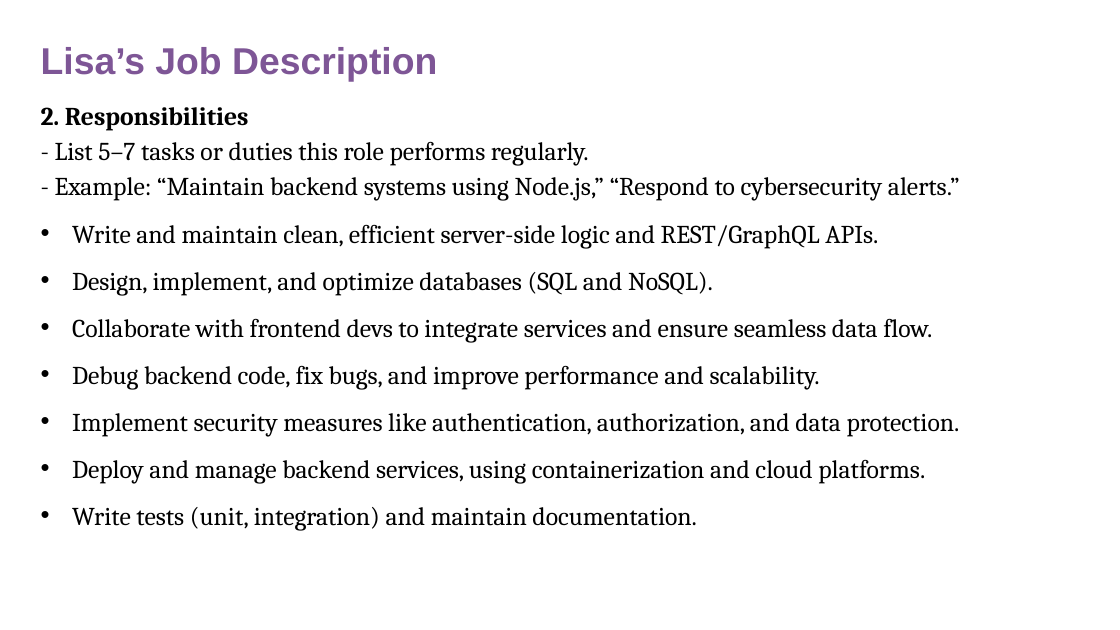
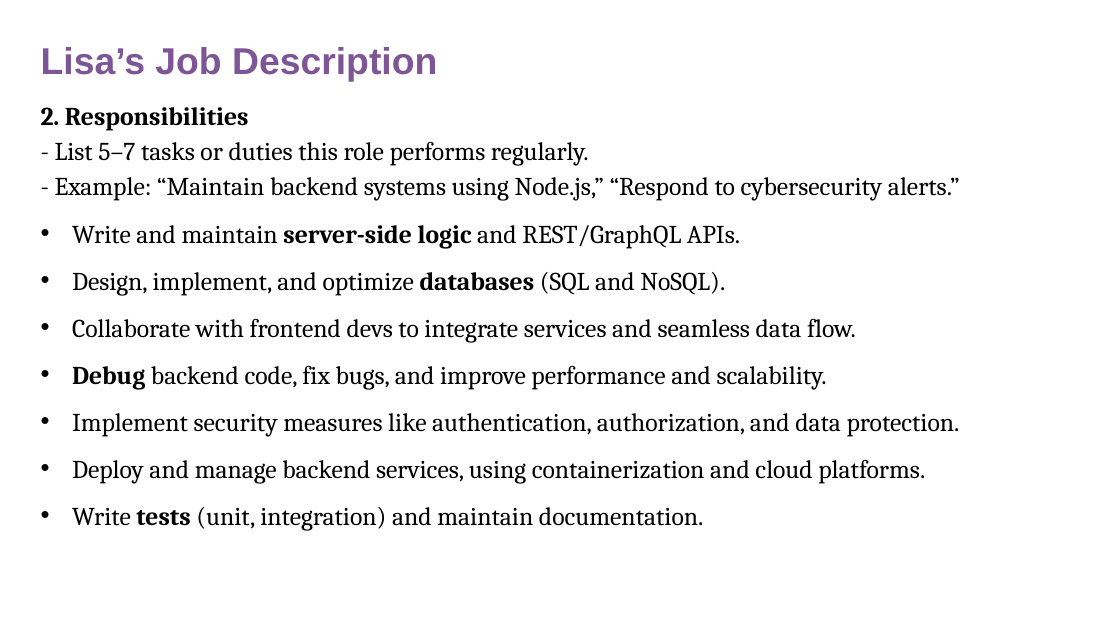
Before and after one commit to lisah246/DAE-Folder, a slide deck: slide 3 of Semester 2/Job Description.pptx. Drawn at 1120x630 pixels with LibreOffice and Linux fonts; fonts in the diff are those of the drawing; background and template pictures are left out. Boxes give left, top, right and bottom in pixels: in the first picture for what was removed or moved away, otherwise in the second. Text is boxed around its words. In the diff, an @@ line names an element or a change of style, - is before the commit and + after.

```diff
--- a/Semester 2/Job Description.pptx
+++ b/Semester 2/Job Description.pptx
@@ text at [72,225,740,248]: text changed @@
-• Write and maintain clean, efficient server-side logic and REST/GraphQL APIs.
+• Write and maintain server-side logic and REST/GraphQL APIs.
@@ text at [72,272,827,530]: bold on in "databases", "Debug", "tests" @@
@@ text at [72,318,856,342]: text changed @@
-• Collaborate with frontend devs to integrate services and ensure seamless data flow.
+• Collaborate with frontend devs to integrate services and seamless data flow.
```
Also in this commit, not shown: 2 other slides changed, 1 slide added, 2 other files.
